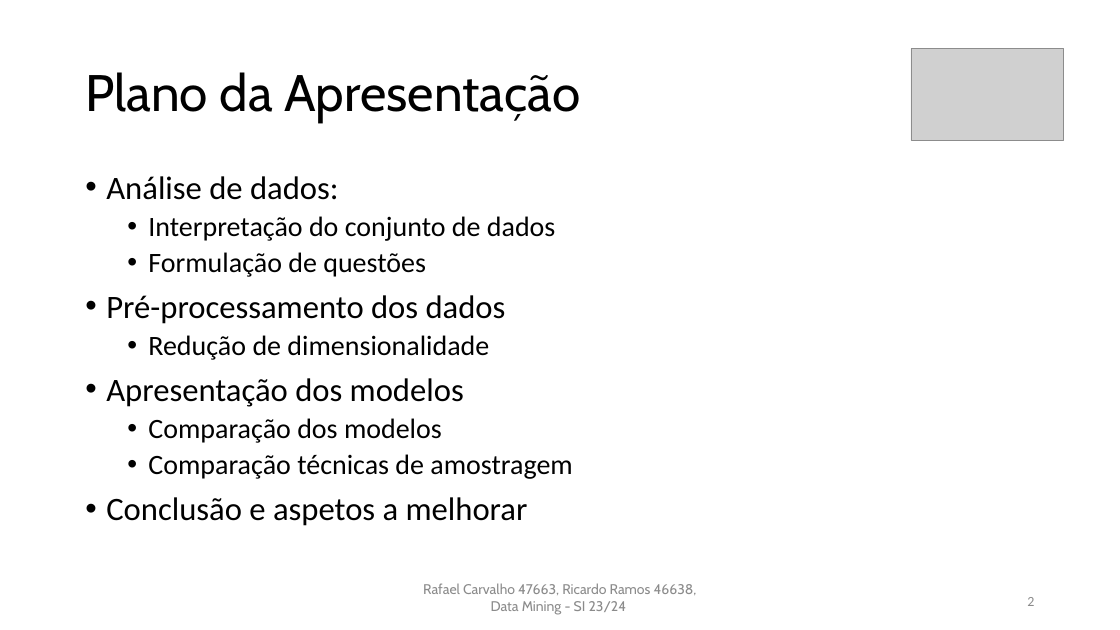
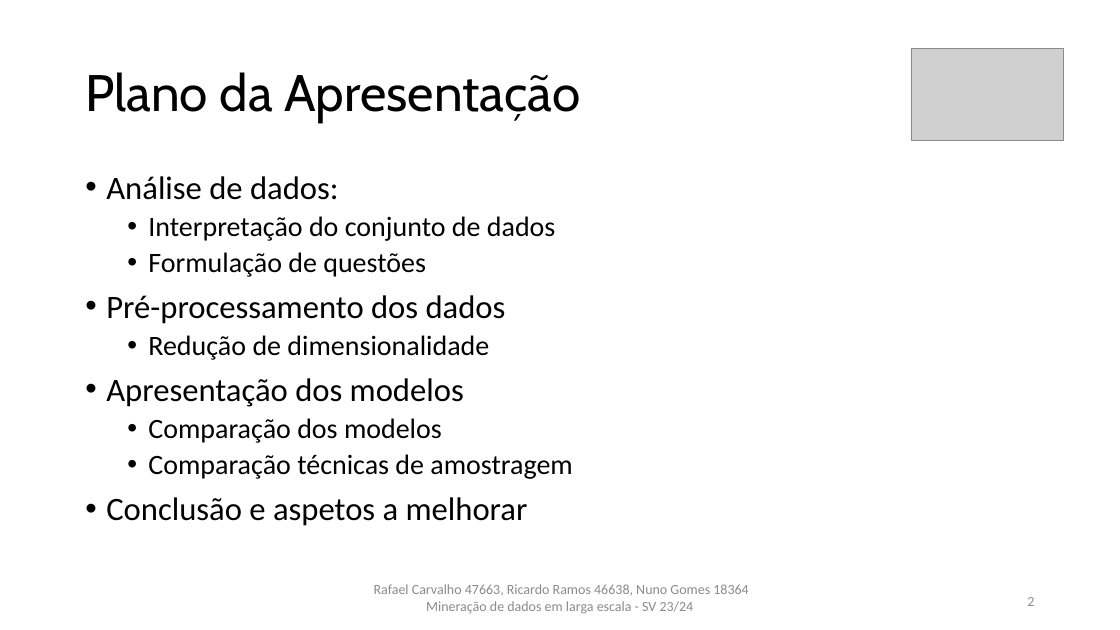
Before and after one commit to rcarvalho16/MDLE-23-24, a slide deck: slide 2 of Trabalho_Pratico/Powerpoint.pptx. Drawn at 1120x630 pixels with LibreOffice and Linux fonts; fonts in the diff are those of the drawing; grey boxes stand for pictures. Boxes give left, top, right and bottom in pixels: in the first picture for what was removed or moved away, otherwise in the second. Text is boxed around its words. In the diff, an @@ line names an element or a change of style, - is before the commit and + after.

```diff
--- a/Trabalho_Pratico/Powerpoint.pptx
+++ b/Trabalho_Pratico/Powerpoint.pptx
@@ text at (x1=374, y1=584, x2=748, y2=614): text changed; font Cabin to Calibri @@
-Rafael Carvalho 47663, Ricardo Ramos 46638,
-Data Mining - SI 23/24
+Rafael Carvalho 47663, Ricardo Ramos 46638, Nuno Gomes 18364 Mineração de dados em larga escala - SV 23/24
```
Also in this commit, not shown: 5 other slides changed, 1 slide added, 2 slides removed.
